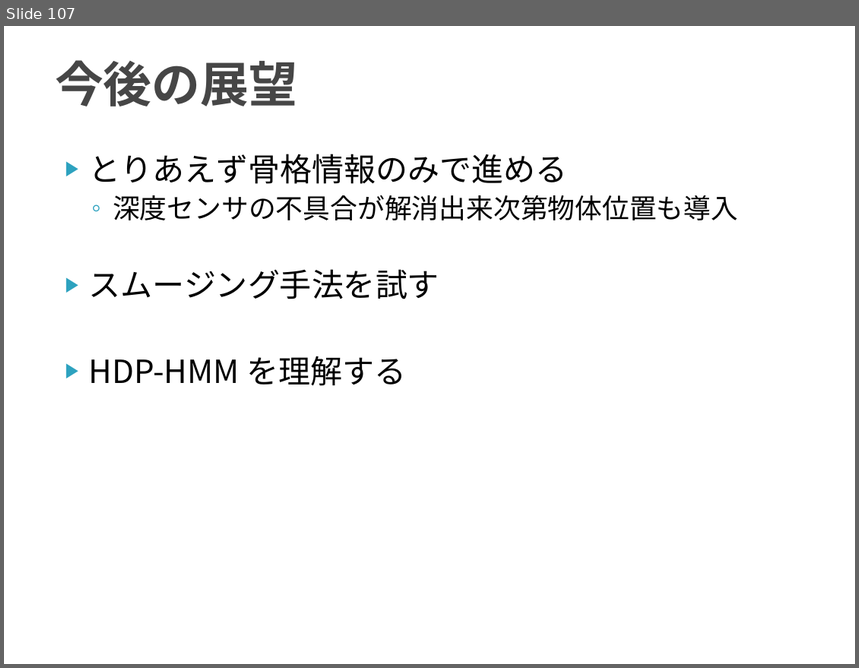
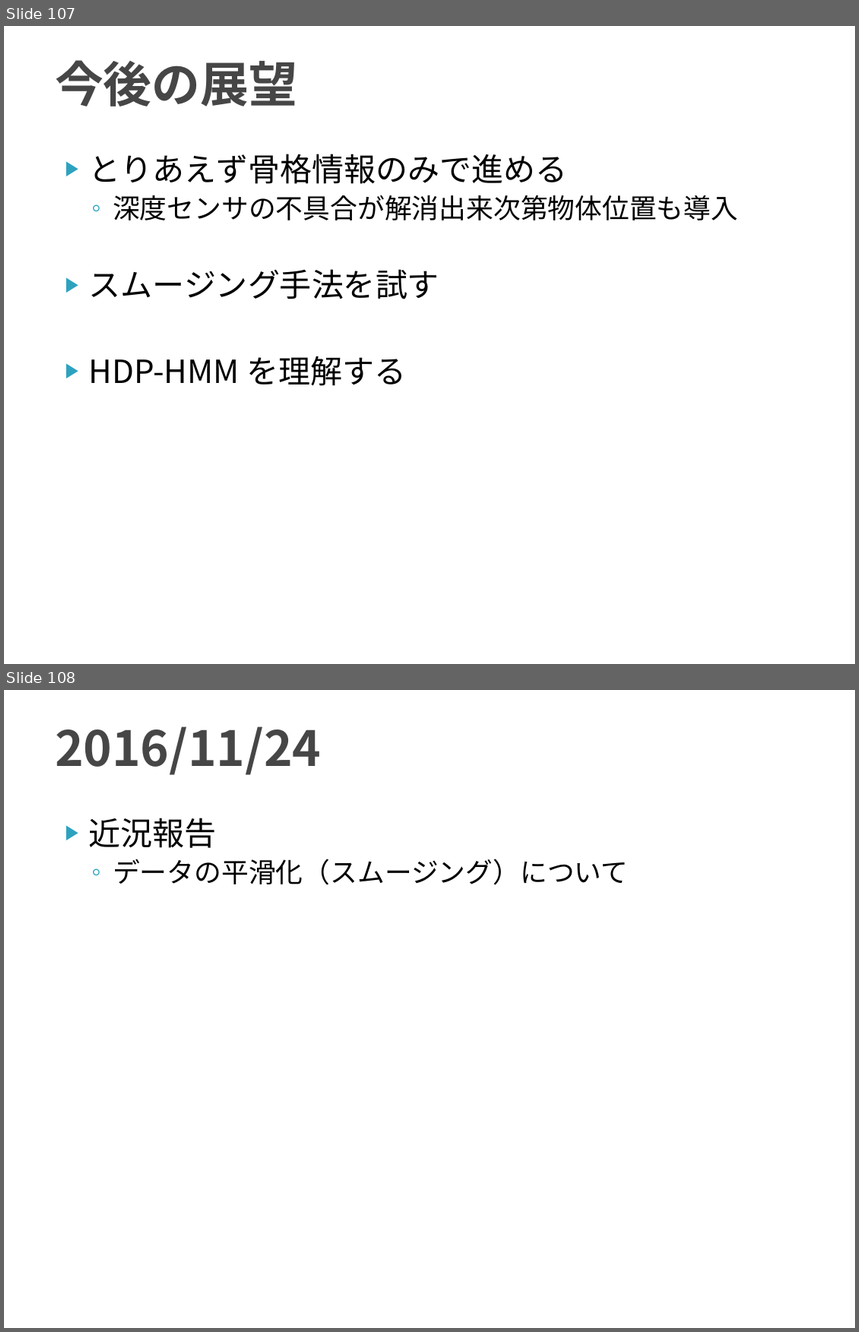
Before and after one commit to TetsuyaKomota/MyMasterStudies, a slide deck: slides/discussion2016.pptx. Shown one above the other, each under a label of ours: slide 107 before the commit, slides 107 and 108 after it. The pictures are 859x668 and 859x1332 pixels, drawn with LibreOffice and Linux fonts; fonts in the diff are those of the drawing. Boxes give left, top, right and bottom in pixels: in the first picture for what was removed or moved away, otherwise in the second. Text is boxed around its words. In the diff, an @@ line names an element or a change of style, - is before the commit and + after.

```diff
--- a/slides/discussion2016.pptx
+++ b/slides/discussion2016.pptx
@@ slide 108 added at (x1=4, y1=690, x2=855, y2=1328), background #FFFFFF @@
@@ title added at (x1=55, y1=726, x2=321, y2=775), 41 pt, text #464646, bold @@
+2016/11/24
@@ text added at (x1=89, y1=818, x2=628, y2=885), 23 pt, text #000000 @@
+▶ 近況報告
+  ◦ データの平滑化（スムージング）について
```
Also in this commit, not shown: 5 other slides added.
